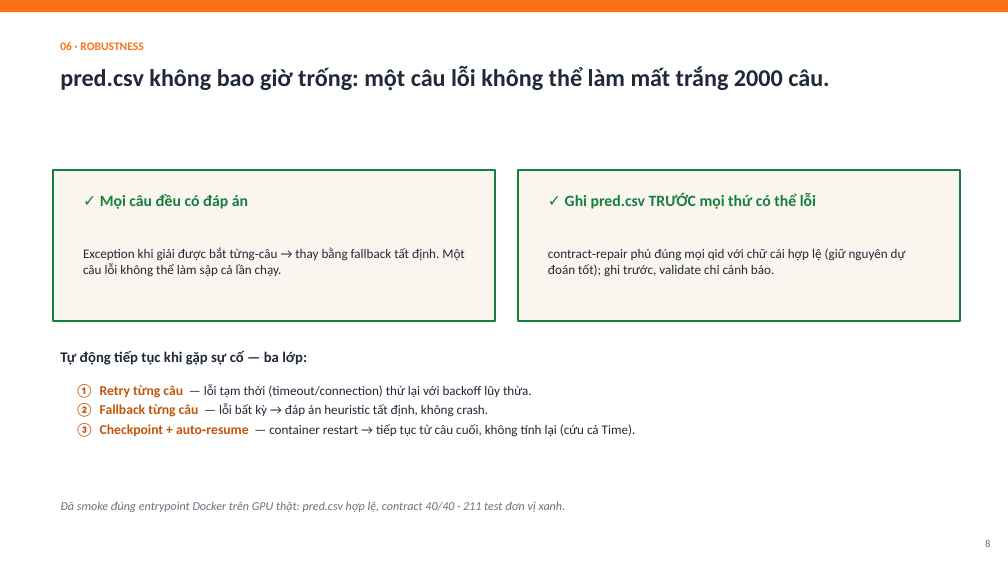
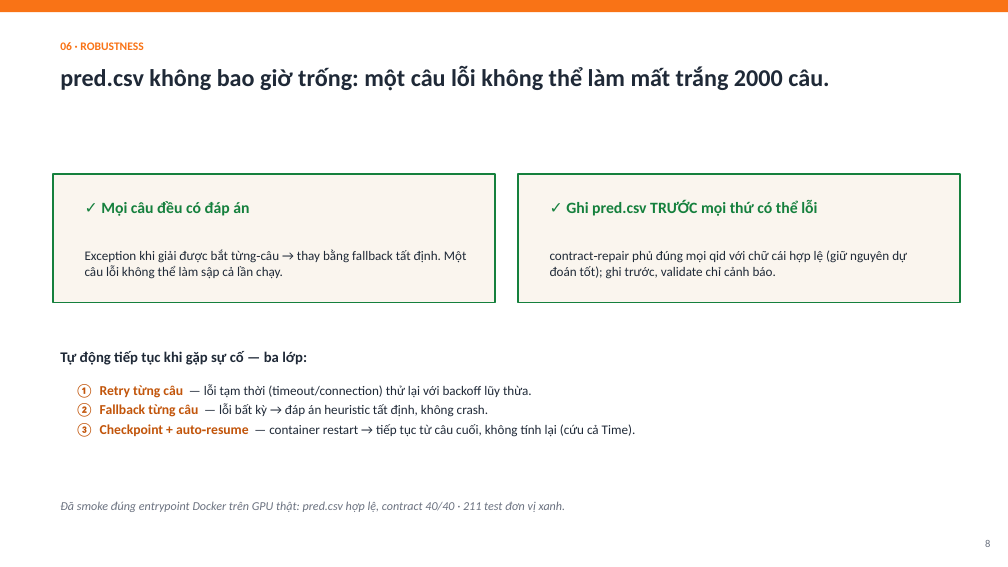
Before and after one commit to meiiie/bang_c, a slide deck: slide 8 of docs/Neko-Core-Thuyet-minh-phuong-phap.pptx. Drawn at 1008x567 pixels with LibreOffice and Linux fonts; fonts in the diff are those of the drawing. Boxes give left, top, right and bottom in pixels: in the first picture for what was removed or moved away, otherwise in the second. Text is boxed around its words. In the diff, an @@ line names an element or a change of style, - is before the commit and + after.

```diff
--- a/docs/Neko-Core-Thuyet-minh-phuong-phap.pptx
+++ b/docs/Neko-Core-Thuyet-minh-phuong-phap.pptx
@@ rectangle: place and size @@
-rectangle at [53, 170, 495, 321]
+rectangle at [53, 174, 495, 302]
@@ rectangle: place and size @@
-rectangle at [518, 170, 960, 321]
+rectangle at [518, 174, 960, 302]
@@ text "✓ Mọi câu đều có ...": place and size @@
-text "✓ Mọi câu đều có ..." at [83, 247, 464, 277]
+text "✓ Mọi câu đều có ..." at [85, 201, 466, 279]
@@ text "✓ Mọi câu đều có ..." at [85, 201, 466, 279]: vertical alignment top to middle @@
@@ text removed at [100, 194, 248, 209] @@
-✓ Mọi câu đều có đáp án
@@ text at [101, 201, 249, 216]: paragraph added @@
+✓ Mọi câu đều có đáp án
@@ text "✓ Ghi pred.csv TRƯỚC mọi ..." at [550, 199, 907, 279]: vertical alignment top to middle @@
@@ text "✓ Ghi pred.csv TRƯỚC mọi ...": place and size @@
-text "✓ Ghi pred.csv TRƯỚC mọi ..." at [548, 248, 906, 277]
+text "✓ Ghi pred.csv TRƯỚC mọi ..." at [550, 199, 907, 279]
@@ text removed at [565, 193, 816, 209] @@
-✓ Ghi pred.csv TRƯỚC mọi thứ có thể lỗi
@@ text at [566, 199, 817, 216]: paragraph added @@
+✓ Ghi pred.csv TRƯỚC mọi thứ có thể lỗi
@@ text at [85, 249, 466, 279]: more space between paragraphs @@
@@ text at [550, 250, 907, 279]: more space between paragraphs @@
```
Also in this commit, not shown: 2 other slides changed, 1 other file.
